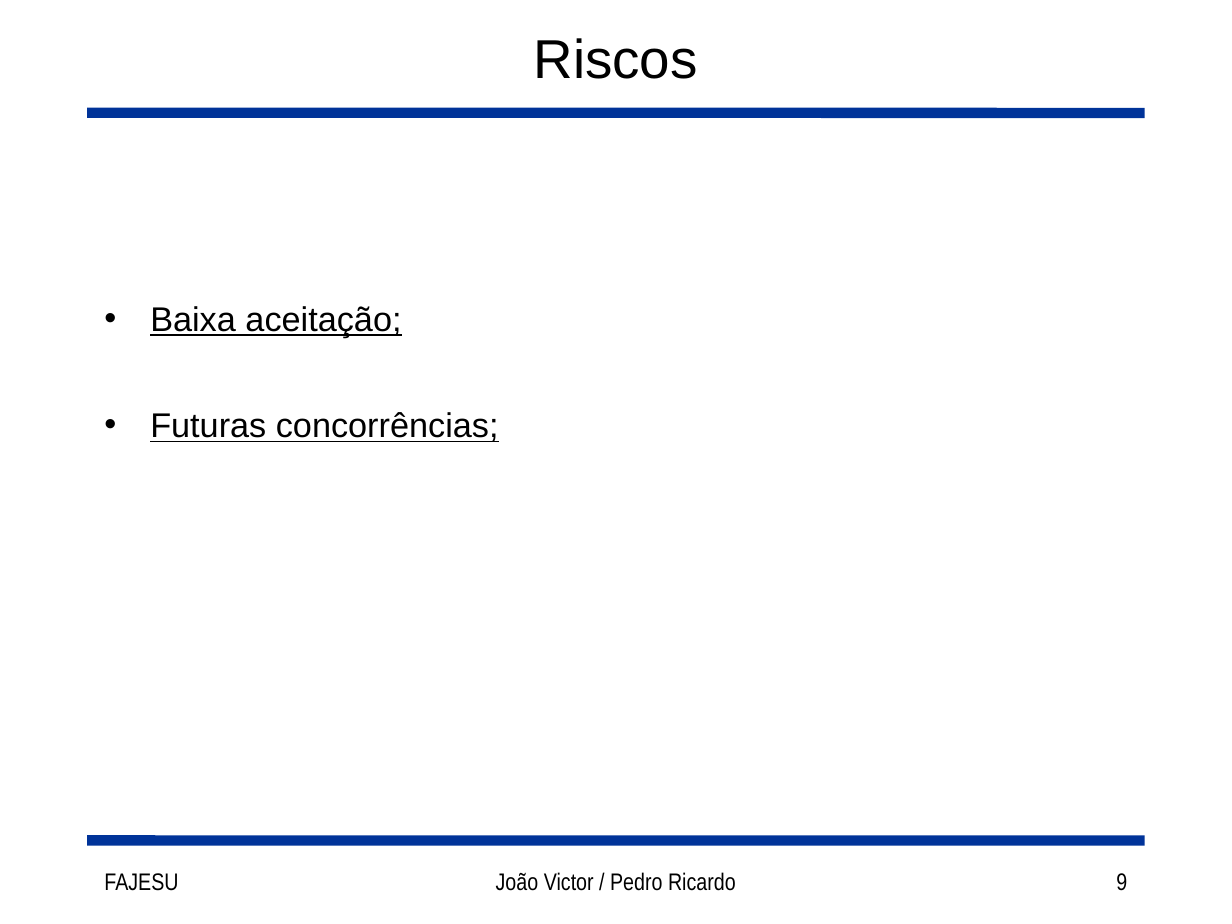
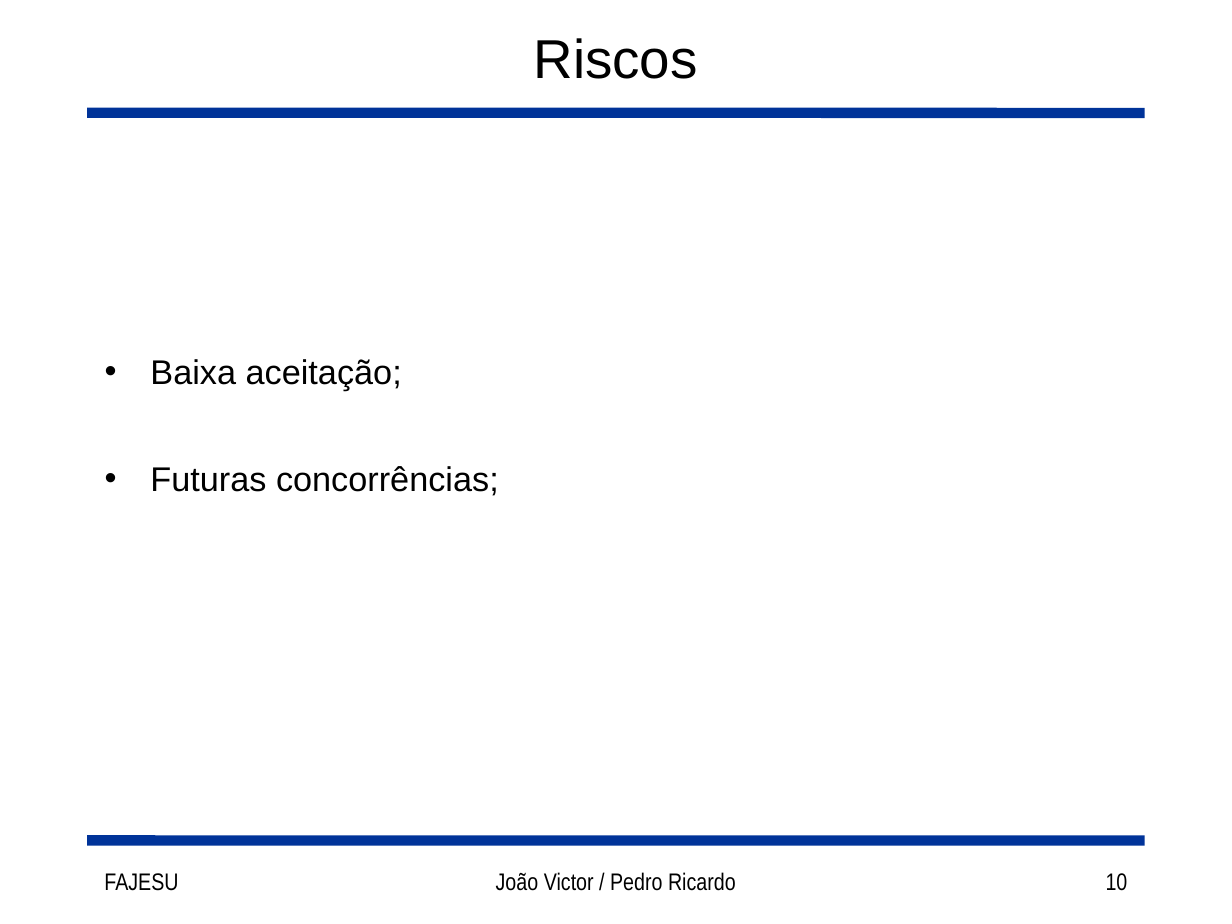
Before and after one commit to joaorocha/tcc-got-v1, a slide deck: slide 10 of docs/Slides.ppt (slide 9 before the commit). Drawn at 1232x924 pixels with LibreOffice and Linux fonts; fonts in the diff are those of the drawing. Boxes give left, top, right and bottom in pixels: in the first picture for what was removed or moved away, otherwise in the second. Text is boxed around its words. In the diff, an @@ line names an element or a change of style, - is before the commit and + after.

```diff
--- a/docs/Slides.ppt
+++ b/docs/Slides.ppt
@@ text "Baixa aceitação;" at [150, 359, 499, 496]: underline off @@
@@ page number at [1106, 873, 1128, 891]: text changed @@
-9
+10
```
Also in this commit, not shown: 9 other slides changed, 1 slide added.
